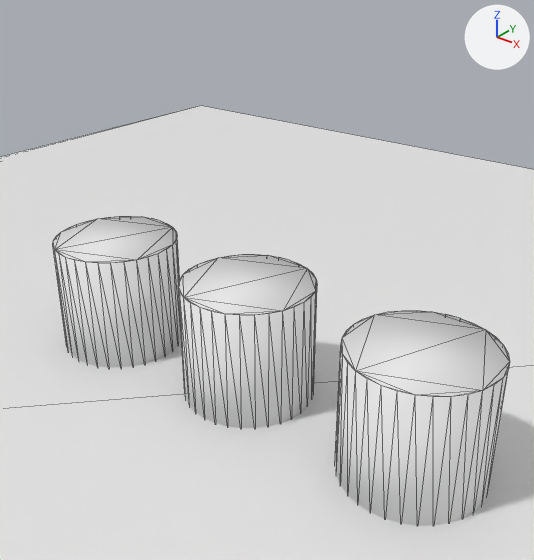
Before and after pictures for a commit that changed the glTF model hinh-tru-7.glb.
Before and after are seen from a 50 mm camera at (5.28, -6.89, 6.74) aimed at (-0.53, 0.38, 2.23). Every picture has the same lights, and +X, +Y and +Z are marked at upper right. The first picture is the older version. Mesh edges are drawn as thin lines. Vertices at exactly the same position are counted once.

The first picture shows 'Cube', 'hinhtru.001', 'hinhtru.002', 'hinhtru.003'.
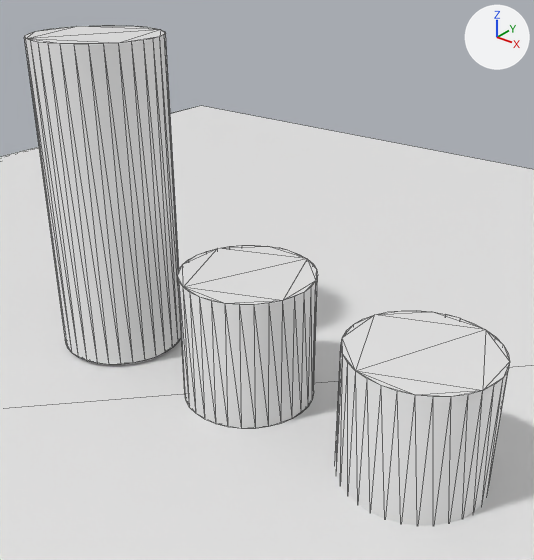
The edits, one by one:
me_hinhtru_001 is used by ob_hinhtru_001; location (0.0, 0.0, 0.0).
me_hinhtru_001 had 64 vertices, 124 faces and spanned x -4.66..-2.66, y -0.68..1.32, z 0.07..2.07.
me_hinhtru_001 now has 64 vertices, 124 faces and spans x -4.66..-2.66, y -0.68..1.32, z 0.26..5.26.
me_hinhtru_001 part 1: the whole mesh is scaled about its middle by (1, 1, 2.5), then moved by (0.0, 0.0, 1.69).
me_hinhtru_002 is used by ob_hinhtru_002; location (-0.94, 0.45, 1.04).
me_hinhtru_002 had 64 vertices, 124 faces and spanned x -1.0..1.0, y -1.0..1.0, z -1.0..1.0.
me_hinhtru_002 now has 64 vertices, 124 faces and spans x -1.0..1.0, y -1.0..1.0, z 0.0..2.0.
me_hinhtru_002 part 2: the whole mesh is moved by (0.0, 0.0, 1.0).
me_hinhtru_003 has 64 vertices, 124 faces and spans x -1.0..1.0, y -1.0..1.0, z -1.0..1.0.
me_hinhtru_003 is used by ob_hinhtru_003; location (1.94, 0.32, 1.07).
me_hinhtru_003 part 3: all 30 faces centred in x -0.97..0.97, y -0.97..0.97, z 1.0 are now shaded flat.
Object 'hinhtru.002' (ob_hinhtru_002) moves from (-0.94, 0.45, 1.04) to (-0.94, 0.45, 0.2).

Boxes [x1, y1, x2, y2] around the edits, measured in the pictures (534 x 560 px):
'hinhtru.001', moved, rescaled (22% wider, 124% taller)
    before: [53, 216, 181, 367]
    after: [24, 25, 181, 365]
'hinhtru.002', moved
    before: [178, 254, 317, 428]
    after: [178, 245, 318, 428]
part 3 of me_hinhtru_003, shading changed
    both: [341, 310, 510, 397]
